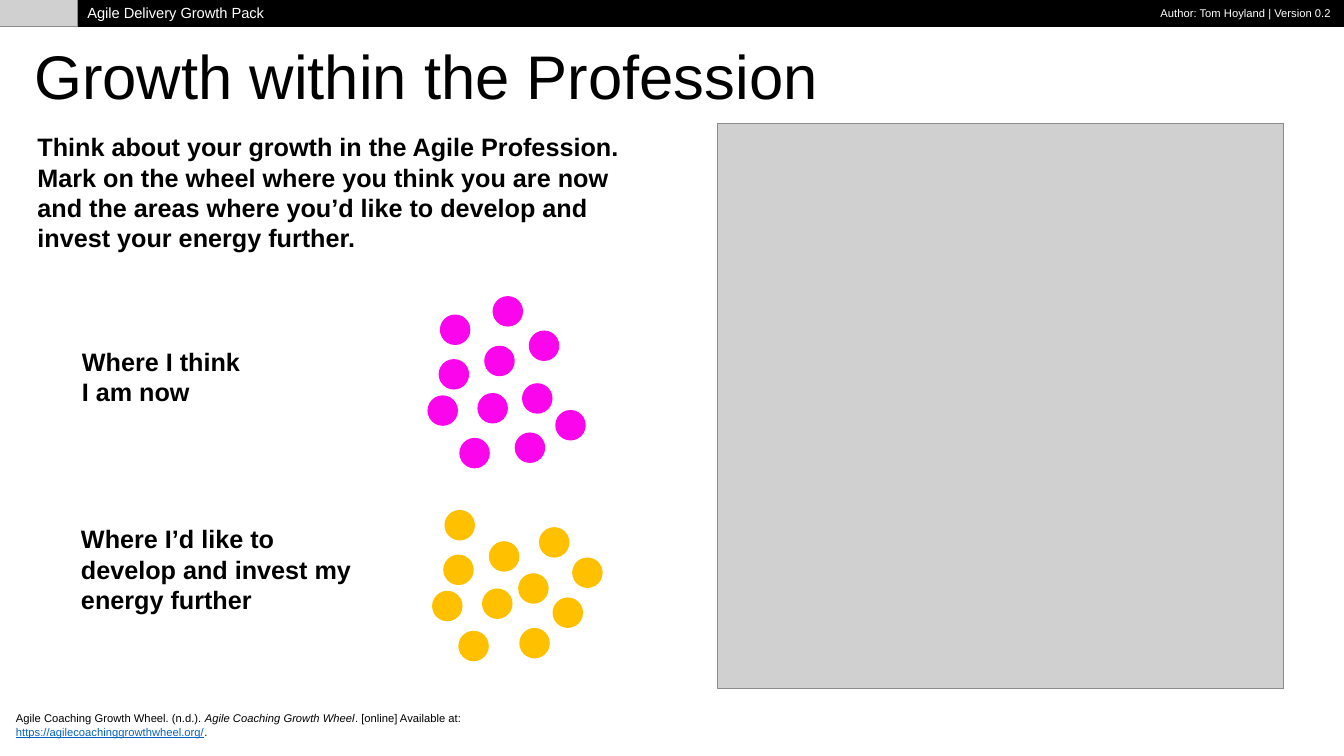
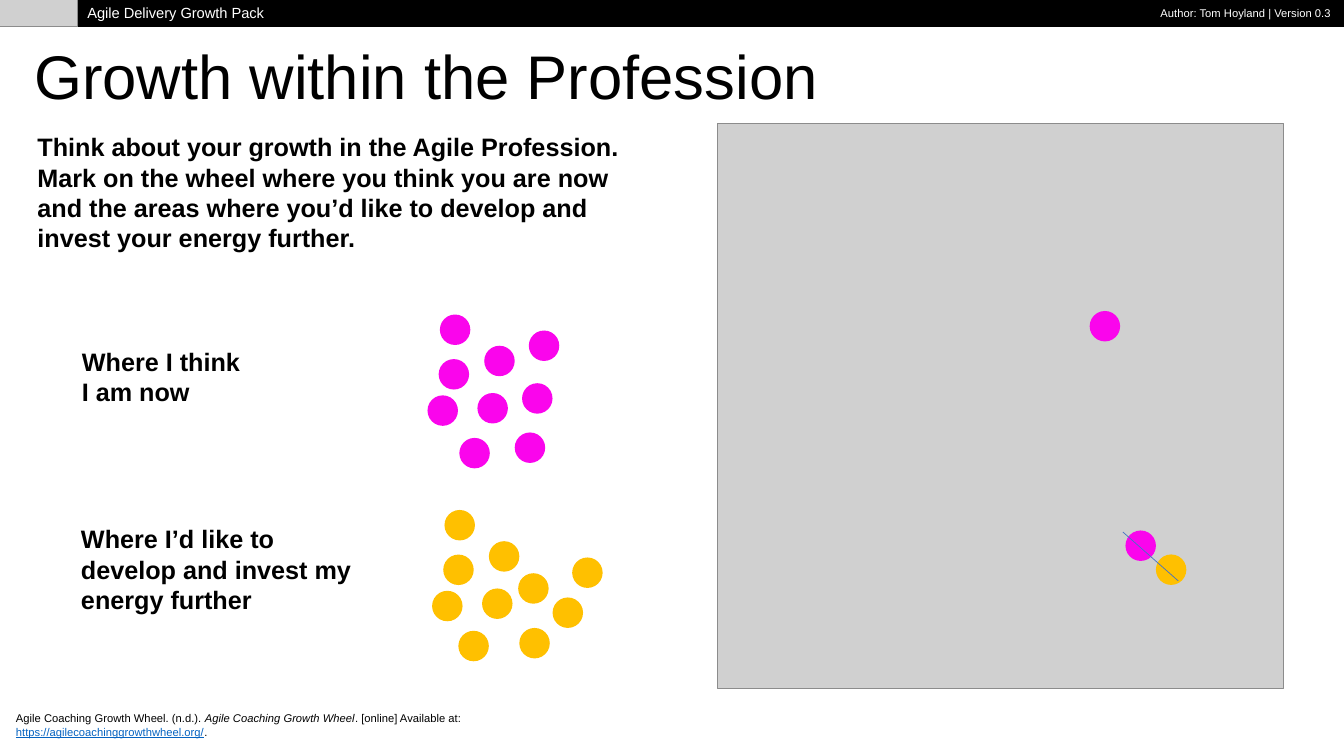
Before and after one commit to tomhoyland/agile-growth-pack, a slide deck: slide 3 of AgileDeliveryGrowthPack.pptx. Drawn at 1344x756 pixels with LibreOffice and Linux fonts; fonts in the diff are those of the drawing; grey boxes stand for pictures. Boxes give left, top, right and bottom in pixels: in the first picture for what was removed or moved away, otherwise in the second. Text is boxed around its words. In the diff, an @@ line names an element or a change of style, - is before the commit and + after.

```diff
--- a/AgileDeliveryGrowthPack.pptx
+++ b/AgileDeliveryGrowthPack.pptx
@@ ellipse: place and size @@
-ellipse at <box>556,410,586,441</box>
+ellipse at <box>1090,312,1120,342</box>
@@ line added from (1123, 532) to (1179, 581), #4472C4 0.5 pt @@
@@ ellipse: place and size @@
-ellipse at <box>493,296,523,327</box>
+ellipse at <box>1126,530,1156,561</box>
@@ ellipse: place and size @@
-ellipse at <box>539,527,570,558</box>
+ellipse at <box>1156,555,1187,585</box>
```
Also in this commit, not shown: 5 other slides changed, 1 other file.
